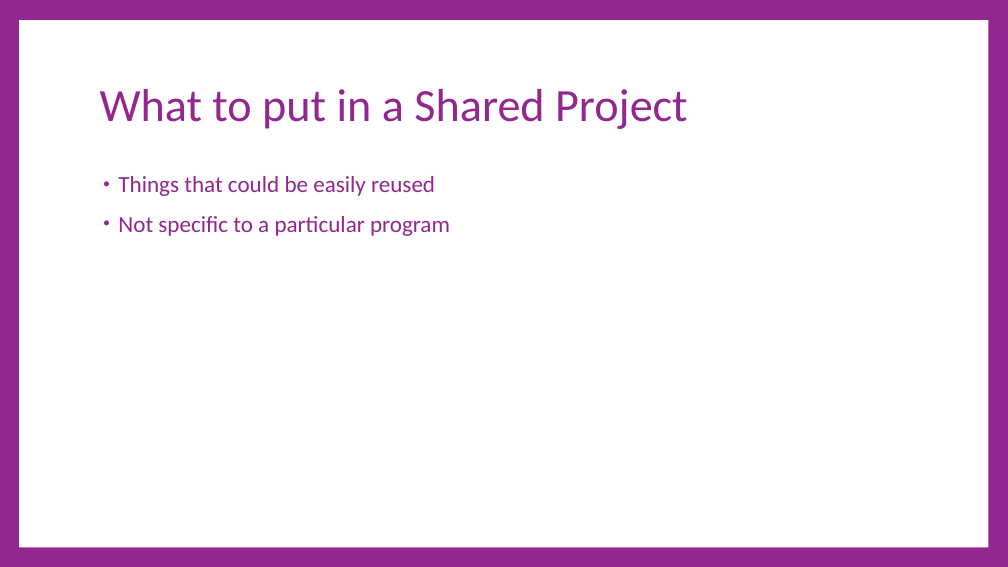
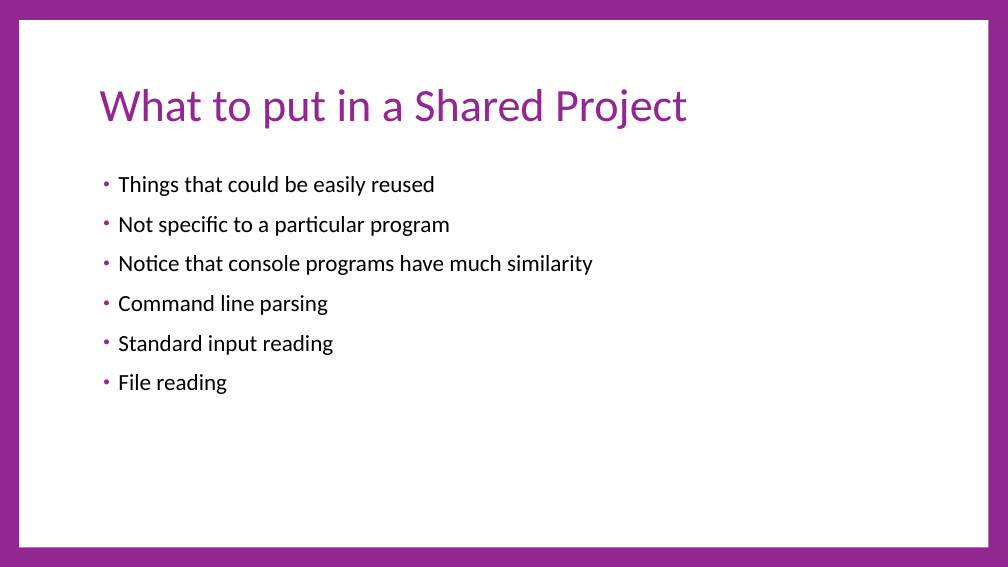
Before and after one commit to cdiggins/cs321, a slide deck: slide 5 of class-notes/cs321-winter-2023-lecture-9-classes-and-libraries.pptx (slide 10 before the commit). Drawn at 1008x567 pixels with LibreOffice and Linux fonts; fonts in the diff are those of the drawing. Boxes give left, top, right and bottom in pixels: in the first picture for what was removed or moved away, otherwise in the second. Text is boxed around its words. In the diff, an @@ line names an element or a change of style, - is before the commit and + after.

Commit message:
Some more slides

```diff
--- a/class-notes/cs321-winter-2023-lecture-9-classes-and-libraries.pptx
+++ b/class-notes/cs321-winter-2023-lecture-9-classes-and-libraries.pptx
@@ text at (118,176,450,236): text colour #92278F to #000000 in "Things that could be easily reused", "Not specific to a particular program" @@
@@ text at (118,255,593,394): paragraphs added @@
+• Notice that console programs have much similarity
+• Command line parsing
+• Standard input reading
+• File reading
```
Also in this commit, not shown: 6 other slides changed, 11 slides added, 28 slides removed, 5 other files.
